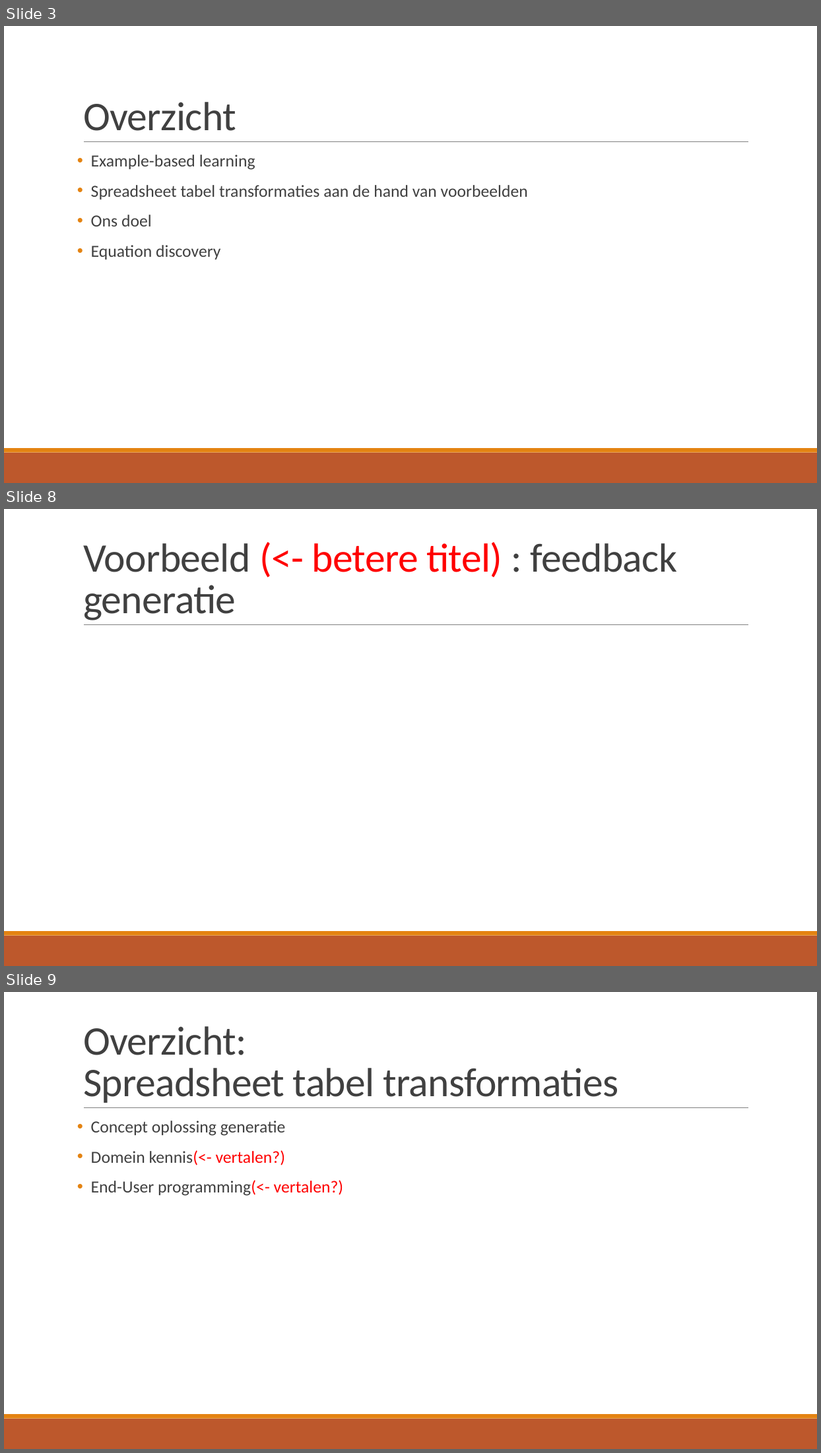
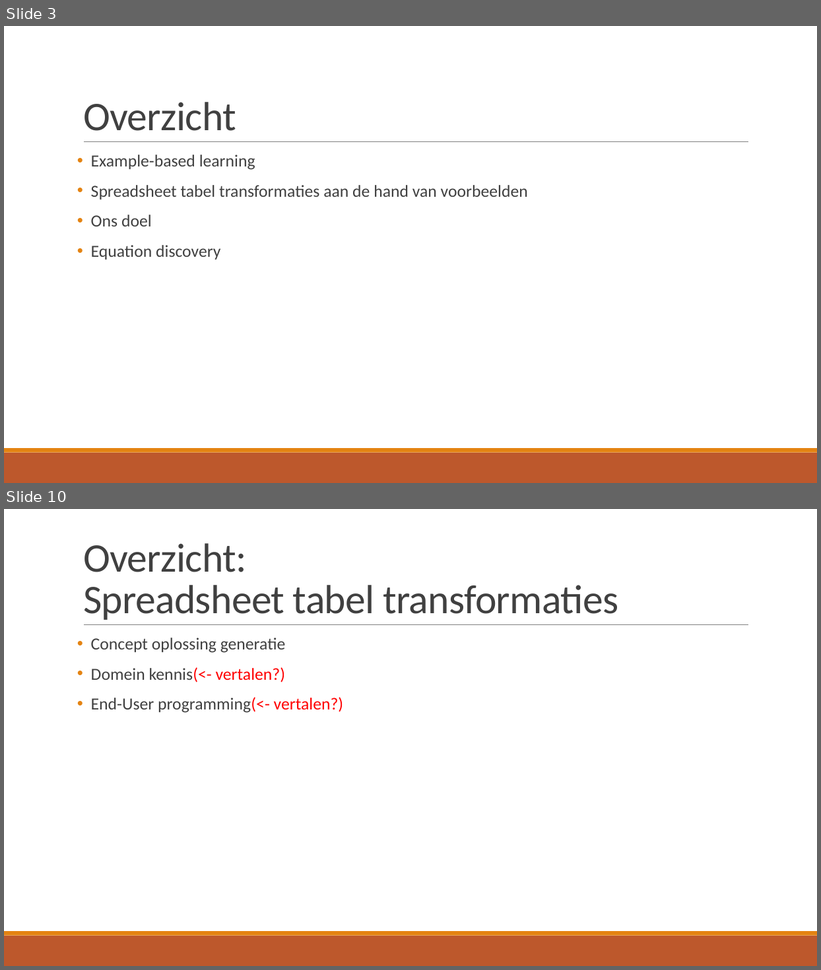
Before and after one commit to TomDeGroote/Bachelorproef, a slide deck: Opdracht 2/Literatuurstudie.pptx. Shown one above the other, each under a label of ours: slides 3, 8 and 9 before the commit, slides 3 and 10 after it; the slides between them are not shown. The pictures are 821x1453 and 821x970 pixels, drawn with LibreOffice and Linux fonts; fonts in the diff are those of the drawing. Boxes give left, top, right and bottom in pixels: in the first picture for what was removed or moved away, otherwise in the second. Text is boxed around its words. In the diff, an @@ line names an element or a change of style, - is before the commit and + after.

```diff
--- a/Opdracht 2/Literatuurstudie.pptx
+++ b/Opdracht 2/Literatuurstudie.pptx
@@ slide 8 removed at <box>4,509,817,966</box>, background #FFFFFF; not listed: 3 template elements that a slide beside it also shows @@
@@ title removed at <box>83,542,677,621</box> @@
-Voorbeeld (<- betere titel) : feedback generatie
@@ what was slide 9 is now slide 10 @@
```
Also in this commit, not shown: 4 slides changed, 2 slides added, 1 other slide removed.
